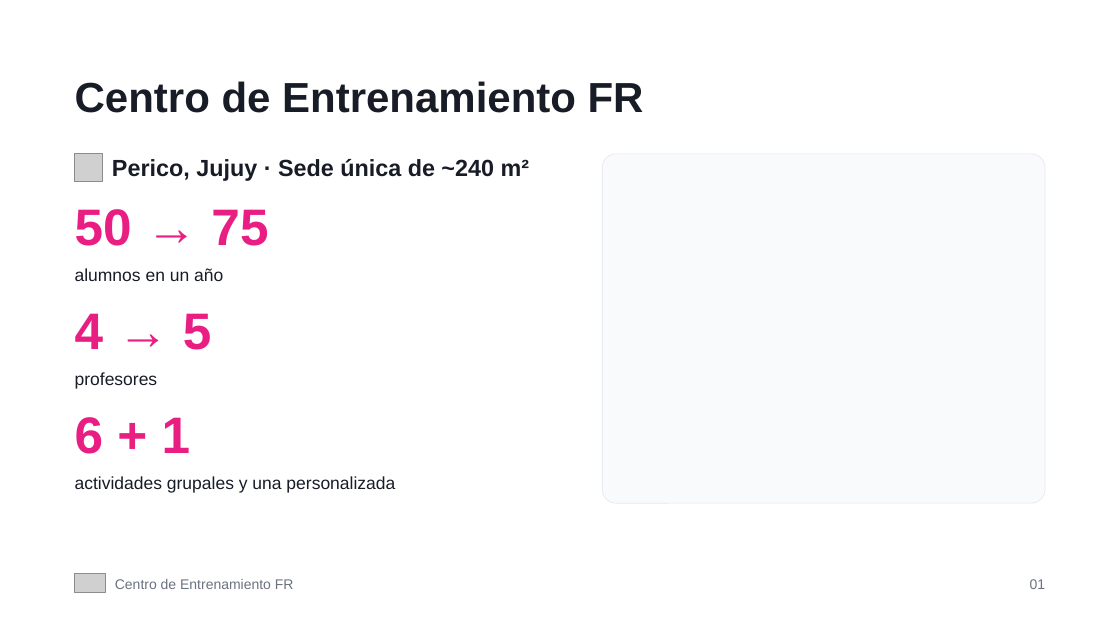
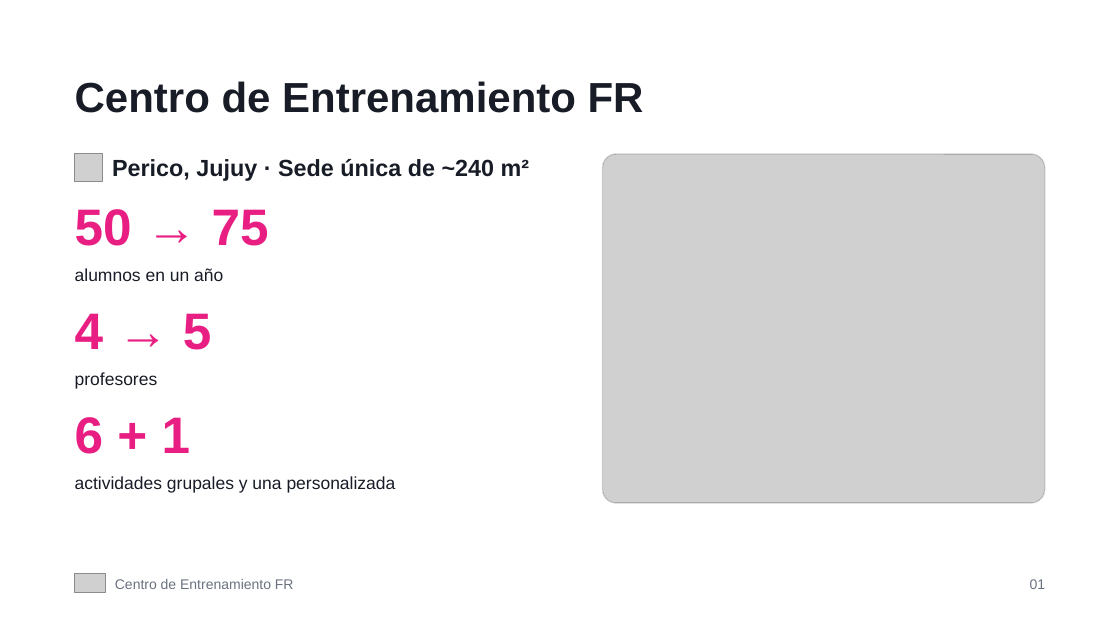
Before and after one commit to centro-fr/MiFR, a slide deck: slide 2 of presentacion/MiFR · Centro de Entrenamiento FR.pptx. Drawn at 1120x630 pixels with LibreOffice and Linux fonts; fonts in the diff are those of the drawing; grey boxes stand for pictures. Boxes give left, top, right and bottom in pixels: in the first picture for what was removed or moved away, otherwise in the second. Text is boxed around its words. In the diff, an @@ line names an element or a change of style, - is before the commit and + after.

```diff
--- a/presentacion/MiFR · Centro de Entrenamiento FR.pptx
+++ b/presentacion/MiFR · Centro de Entrenamiento FR.pptx
@@ rounded rectangle at <box>602,154,1045,503</box>: fill #F9FAFB to none @@
@@ picture added at <box>602,154,1044,502</box> @@
```
Also in this commit, not shown: 12 other slides changed, 1 slide added.
